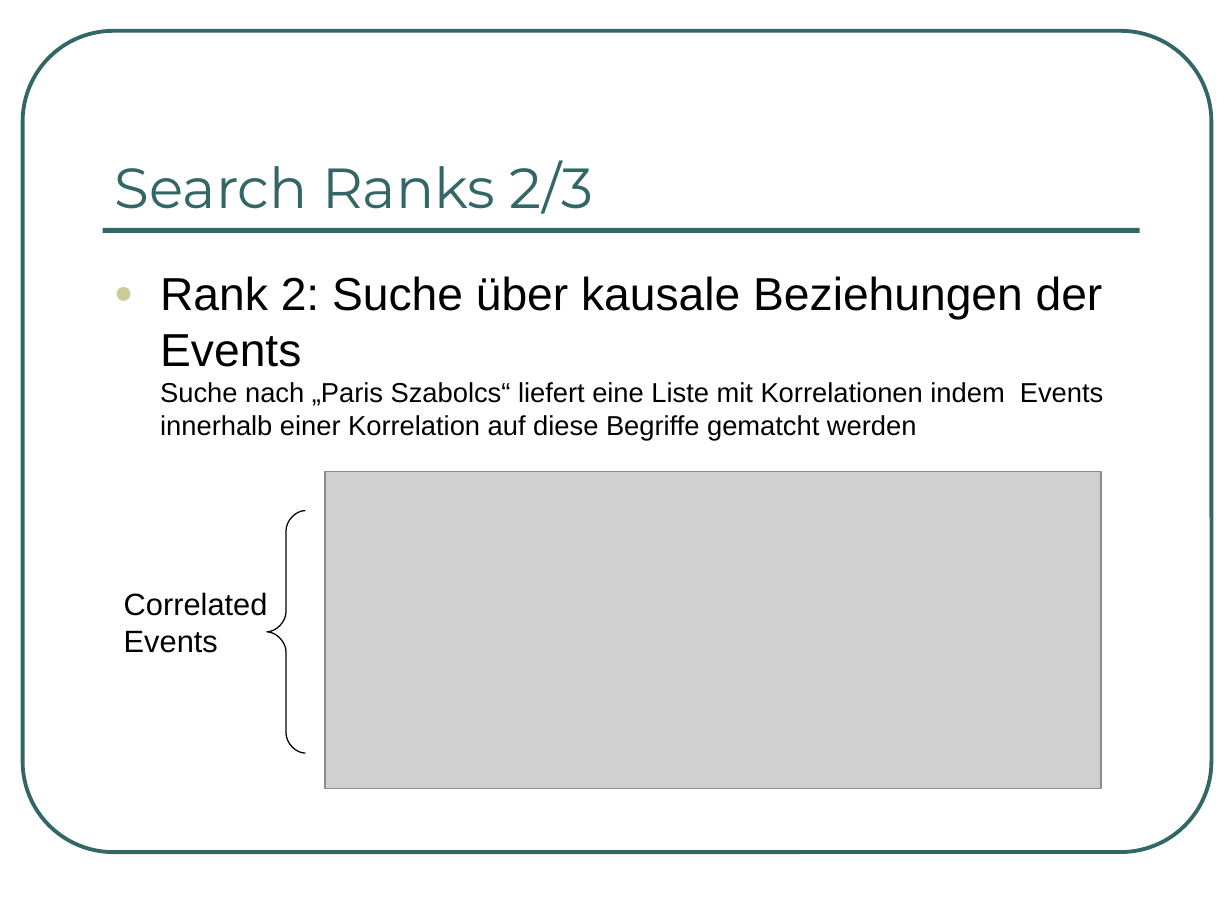
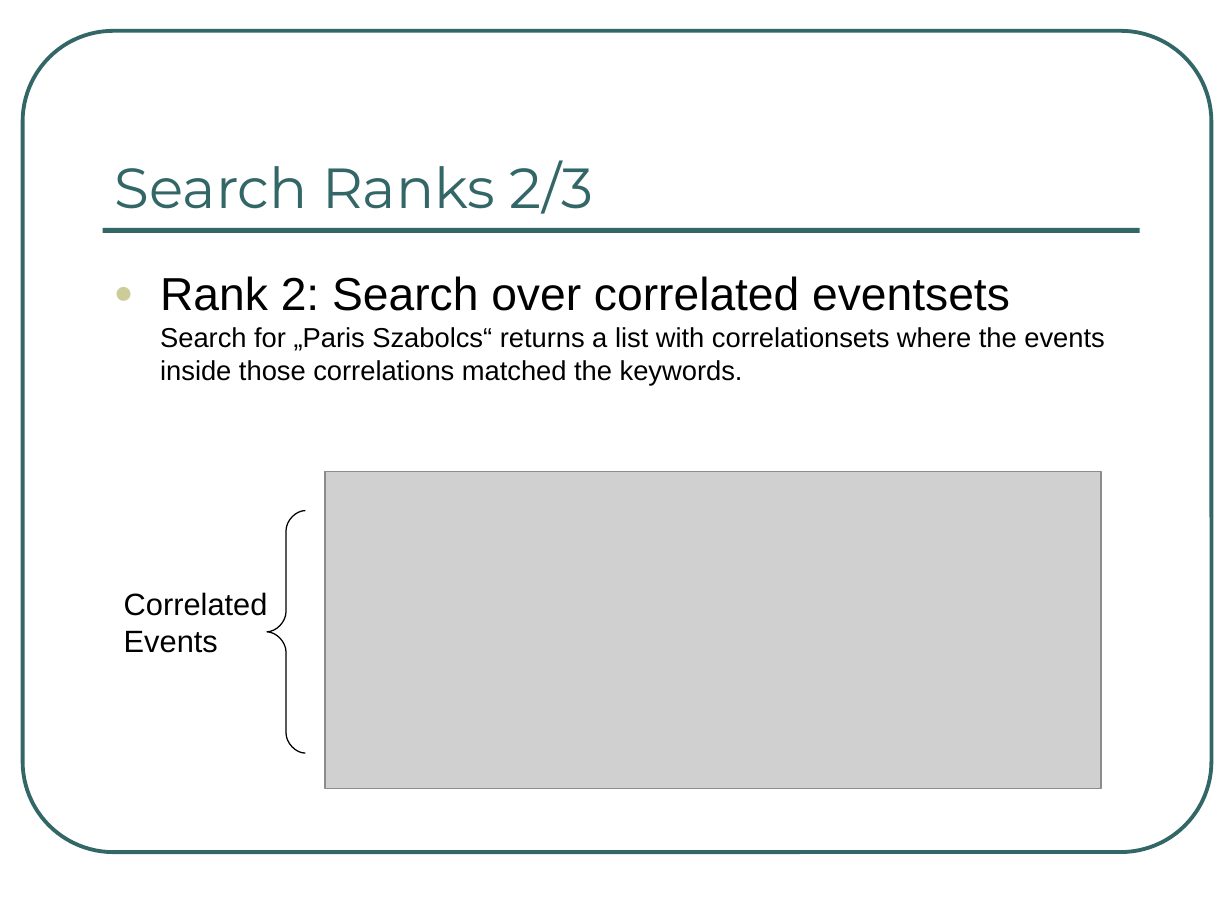
Before and after one commit to BackupTheBerlios/springbreak, a slide deck: slide 10 of sena/SzabolcsDiplomarbeit/Event Cloud Presentation.ppt (slide 3 before the commit). Drawn at 1232x924 pixels with LibreOffice and Linux fonts; fonts in the diff are those of the drawing; grey boxes stand for pictures. Boxes give left, top, right and bottom in pixels: in the first picture for what was removed or moved away, otherwise in the second. Text is boxed around its words. In the diff, an @@ line names an element or a change of style, - is before the commit and + after.

```diff
--- a/sena/SzabolcsDiplomarbeit/Event Cloud Presentation.ppt
+++ b/sena/SzabolcsDiplomarbeit/Event Cloud Presentation.ppt
@@ text at [160,276,1104,385]: text changed @@
-● Rank 2: Suche über kausale Beziehungen der Events
-  Suche nach „Paris Szabolcs“ liefert eine Liste mit Korrelationen indem Events innerhalb einer Korrelation auf diese Begriffe gematcht werden
+● Rank 2: Search over correlated eventsets
+  Search for „Paris Szabolcs“ returns a list with correlationsets where the events inside those correlations matched the keywords.
```
Also in this commit, not shown: 3 other slides changed, 19 slides added, 14 slides removed.
